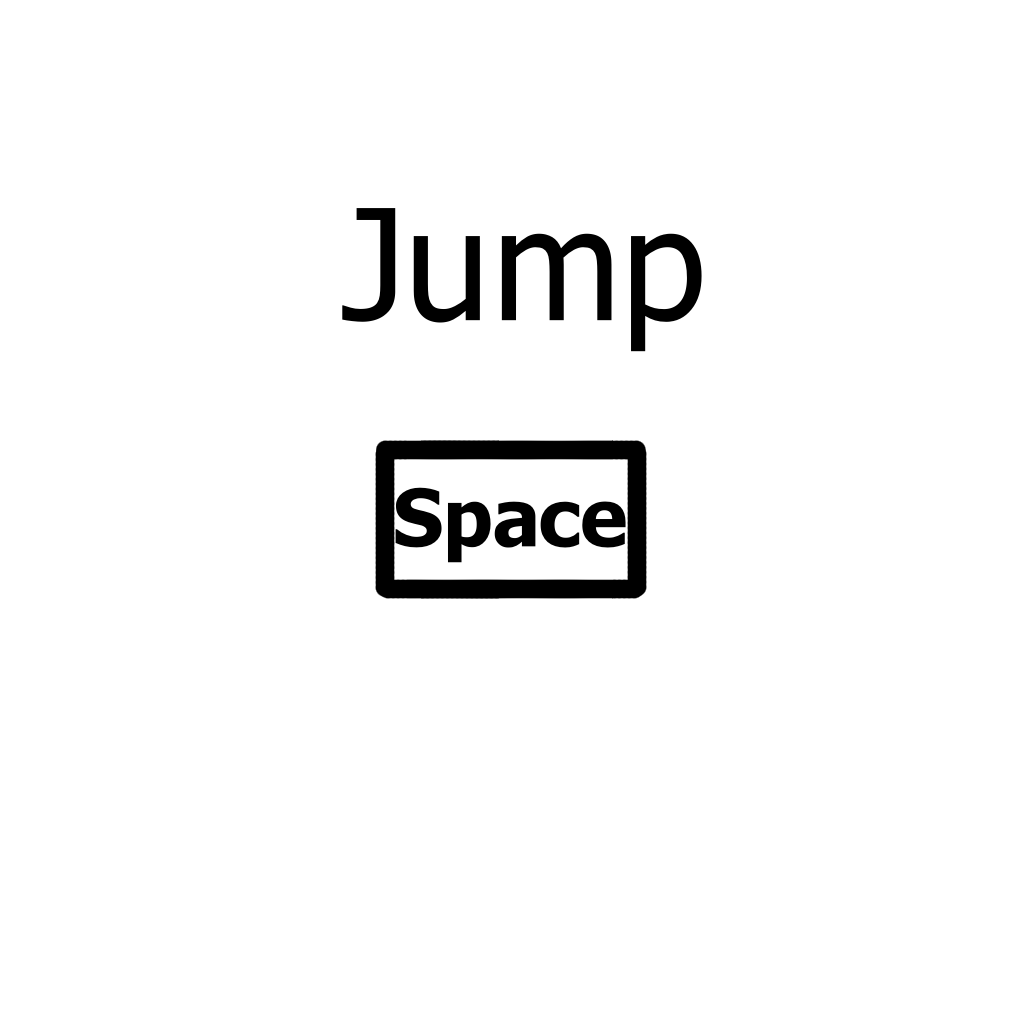
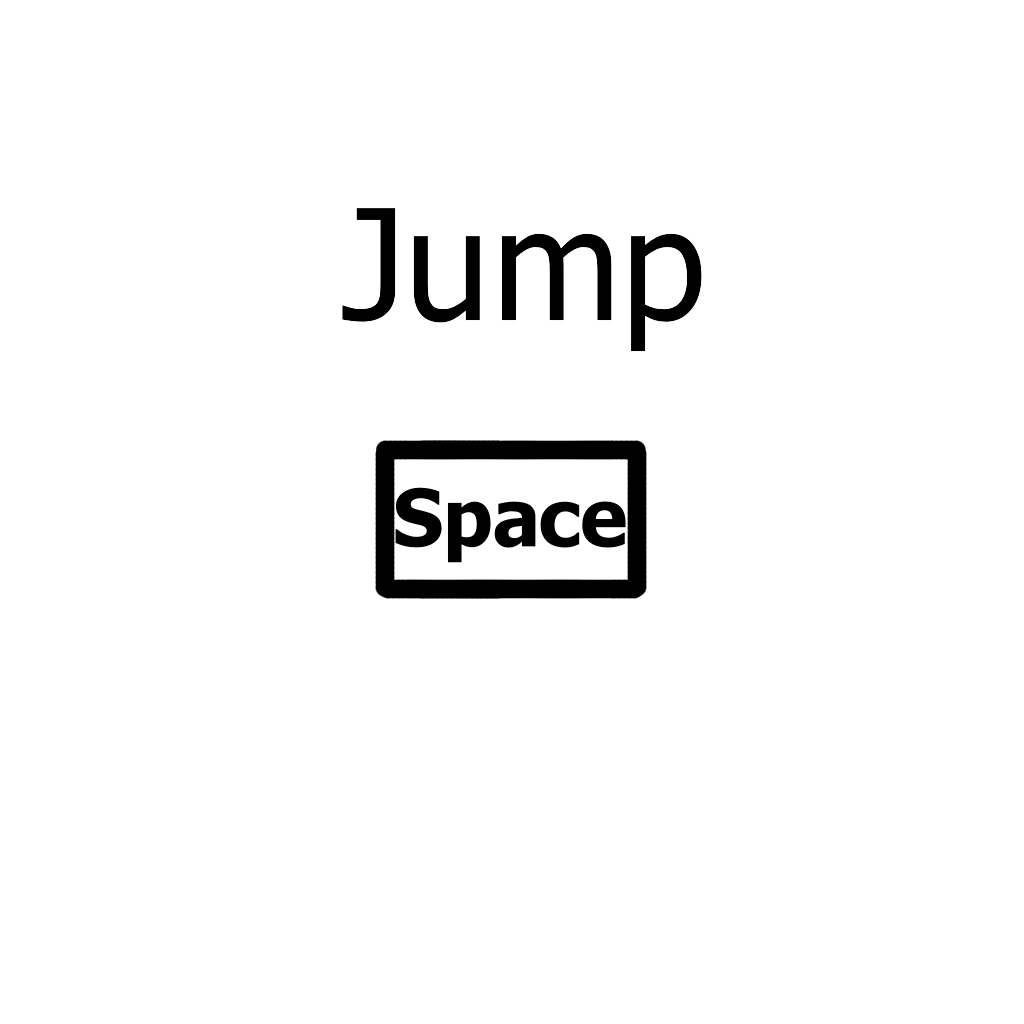
Two versions of the same layered image (1024px x 1024px). Layer-by-layer changes:
pixels changed over [342, 208, 702, 352] (layer not identified)
